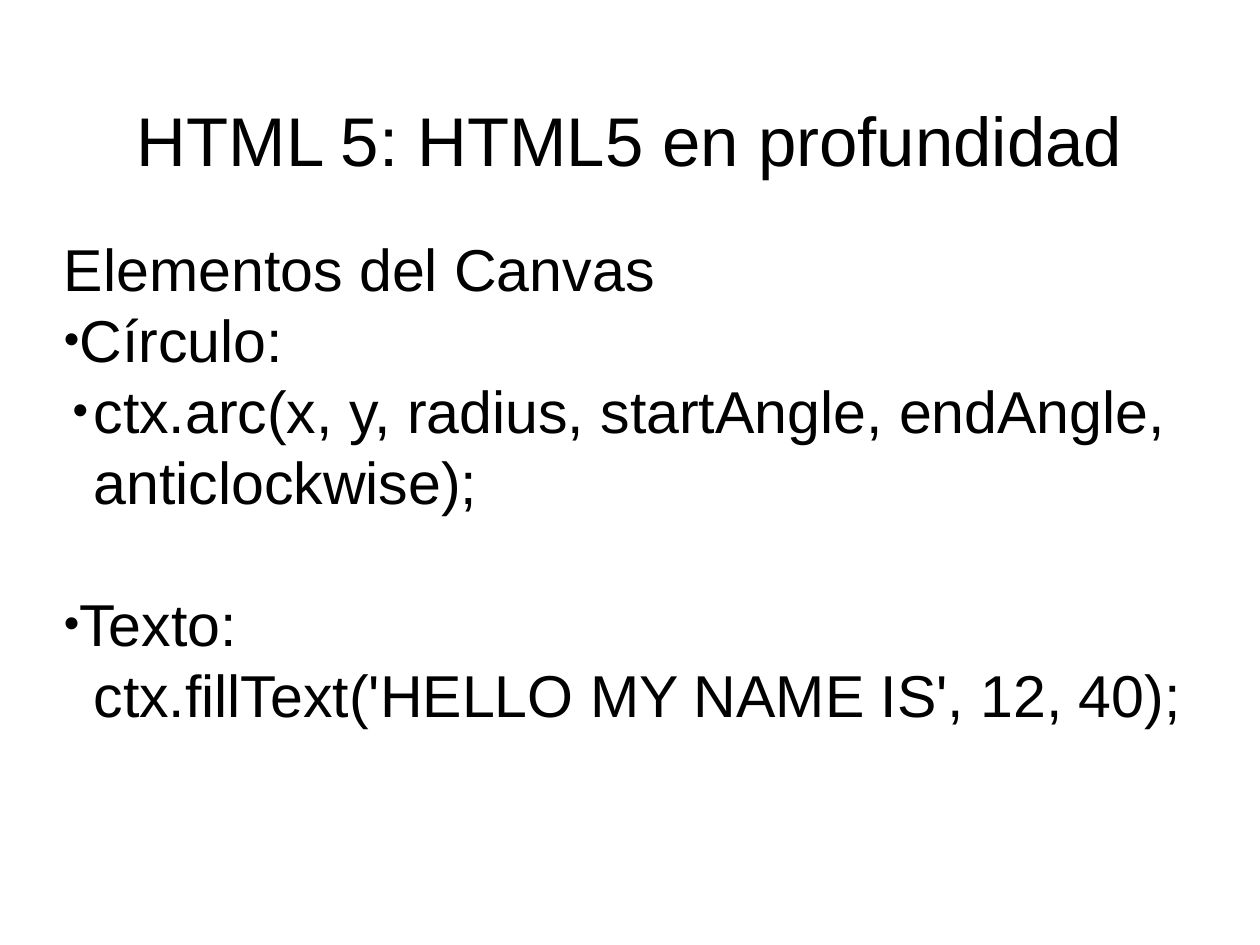
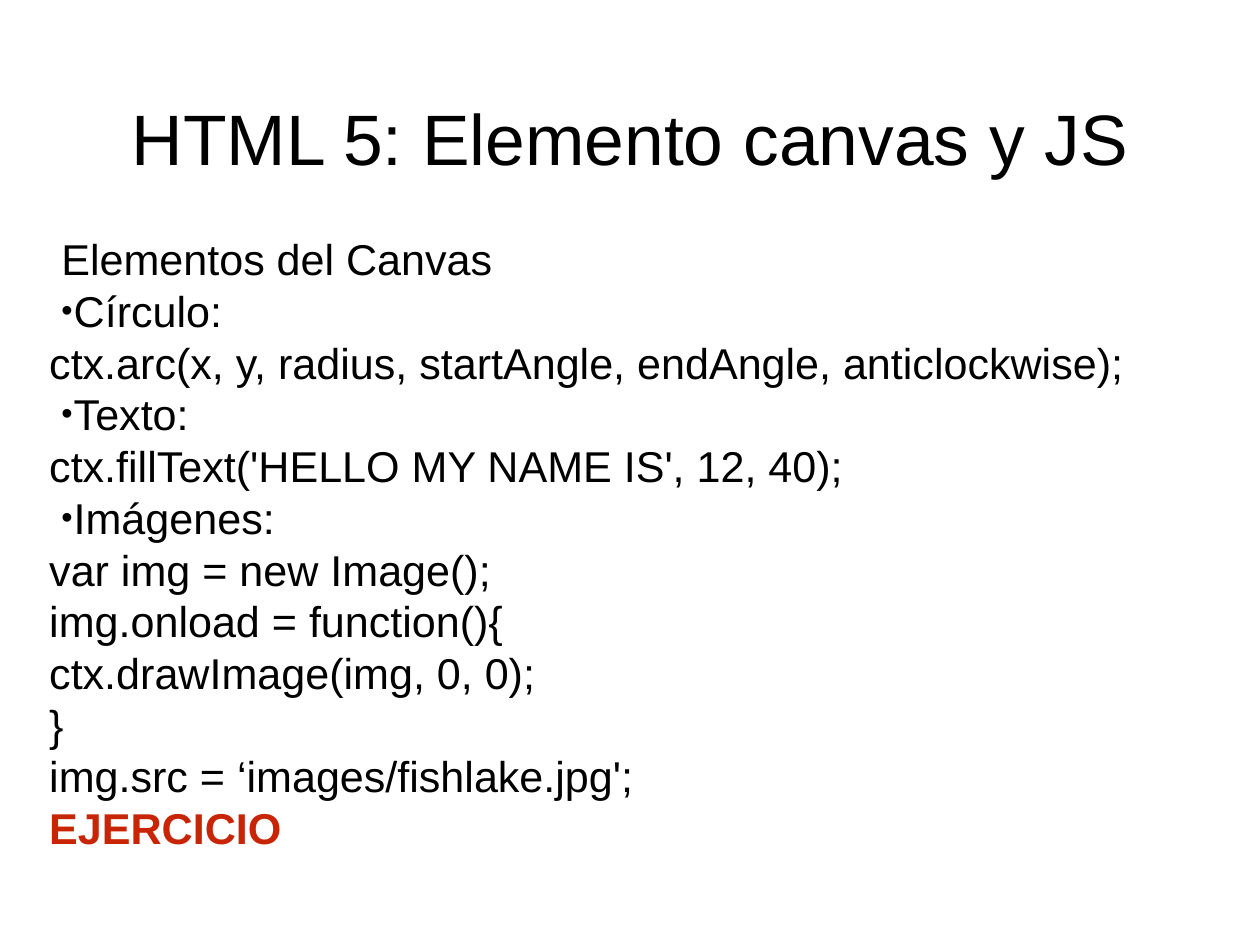
Before and after one commit to fitamix/HTML5, a slide deck: slide 11 of Tema5/Tema5-Presentacion.ppt. Drawn at 1260x945 pixels with LibreOffice and Linux fonts; fonts in the diff are those of the drawing. Boxes give left, top, right and bottom in pixels: in the first picture for what was removed or moved away, otherwise in the second. Text is boxed around its words. In the diff, an @@ line names an element or a change of style, - is before the commit and + after.

```diff
--- a/Tema5/Tema5-Presentacion.ppt
+++ b/Tema5/Tema5-Presentacion.ppt
@@ title at [132, 113, 1128, 179]: text changed; size 56 to 58 pt @@
-HTML 5: HTML5 en profundidad
+HTML 5: Elemento canvas y JS
@@ subtitle at [49, 243, 1123, 491]: size 48 to 35 pt in "Elementos del Canvas", "Círculo:", "ctx.arc(x, y, radius, startAngle, endAngle, anticlockwise);", "Texto:" and 1 more places; indent changed; bullet • to none @@
@@ subtitle at [49, 502, 633, 845]: paragraphs added @@
+• Imágenes:
+  var img = new Image();
+  img.onload = function(){
+      ctx.drawImage(img, 0, 0);
+  }
+  img.src = ‘images/fishlake.jpg';
+  EJERCICIO
```
Also in this commit, not shown: 9 other slides changed, 12 other files.
